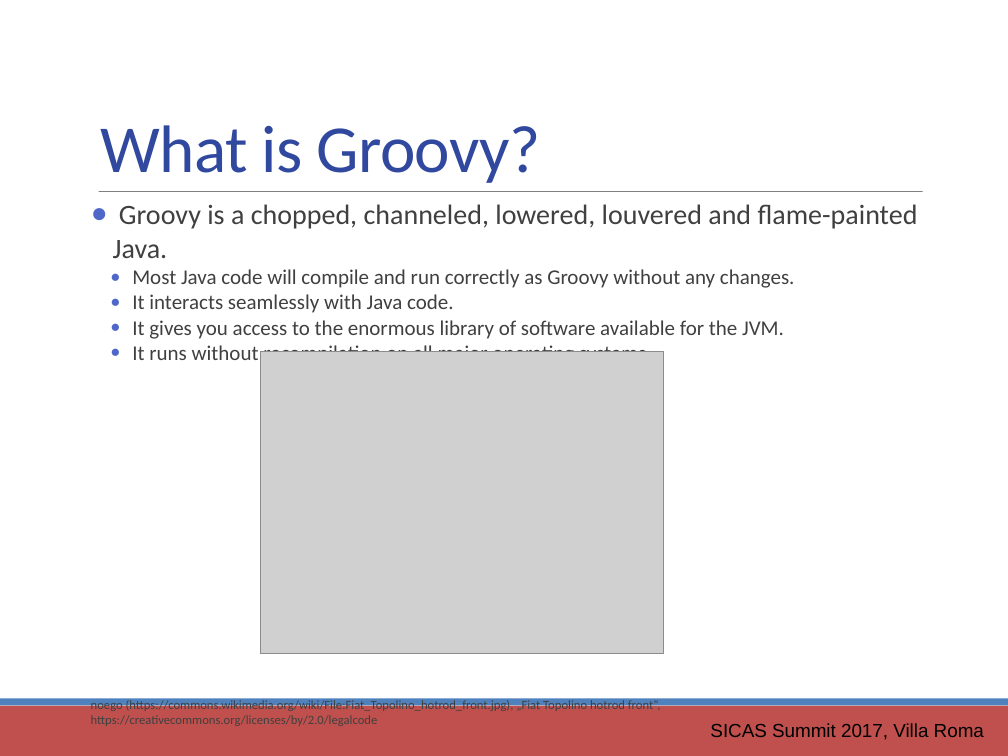
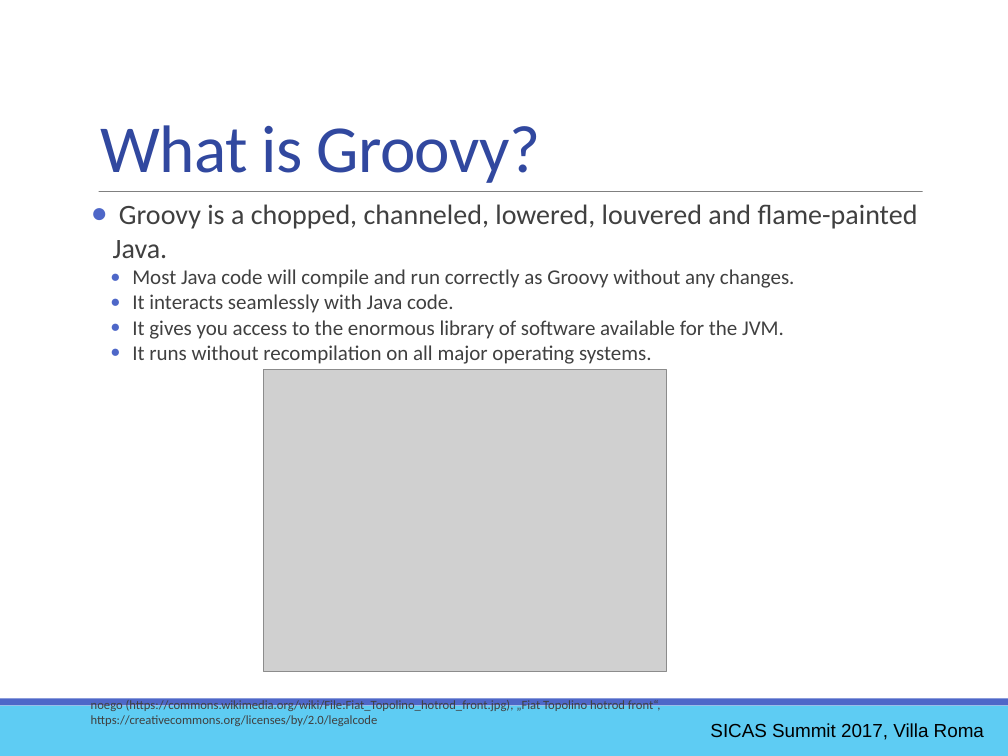
Before and after one commit to ewcole/simple_report, a slide deck: slide 6 of docs/SICAS_2017/Cole_Drop-In Reporting with Groovy.pptx. Drawn at 1008x756 pixels with LibreOffice and Linux fonts; fonts in the diff are those of the drawing; grey boxes stand for pictures. Boxes give left, top, right and bottom in pixels: in the first picture for what was removed or moved away, otherwise in the second. Text is boxed around its words. In the diff, an @@ line names an element or a change of style, - is before the commit and + after.

Commit message:
Restore correct colors to presentation slides

```diff
--- a/docs/SICAS_2017/Cole_Drop-In Reporting with Groovy.pptx
+++ b/docs/SICAS_2017/Cole_Drop-In Reporting with Groovy.pptx
@@ picture: place and size @@
-picture at [260,352,663,654]
+picture at [263,370,666,672]
@@ rectangle at [0,706,1008,756]: fill #C0504D to #5ECCF3 @@
@@ rectangle at [0,699,1008,706]: fill #4F81BD to #4E67C8 @@
```
Also in this commit, not shown: 45 other slides changed.
